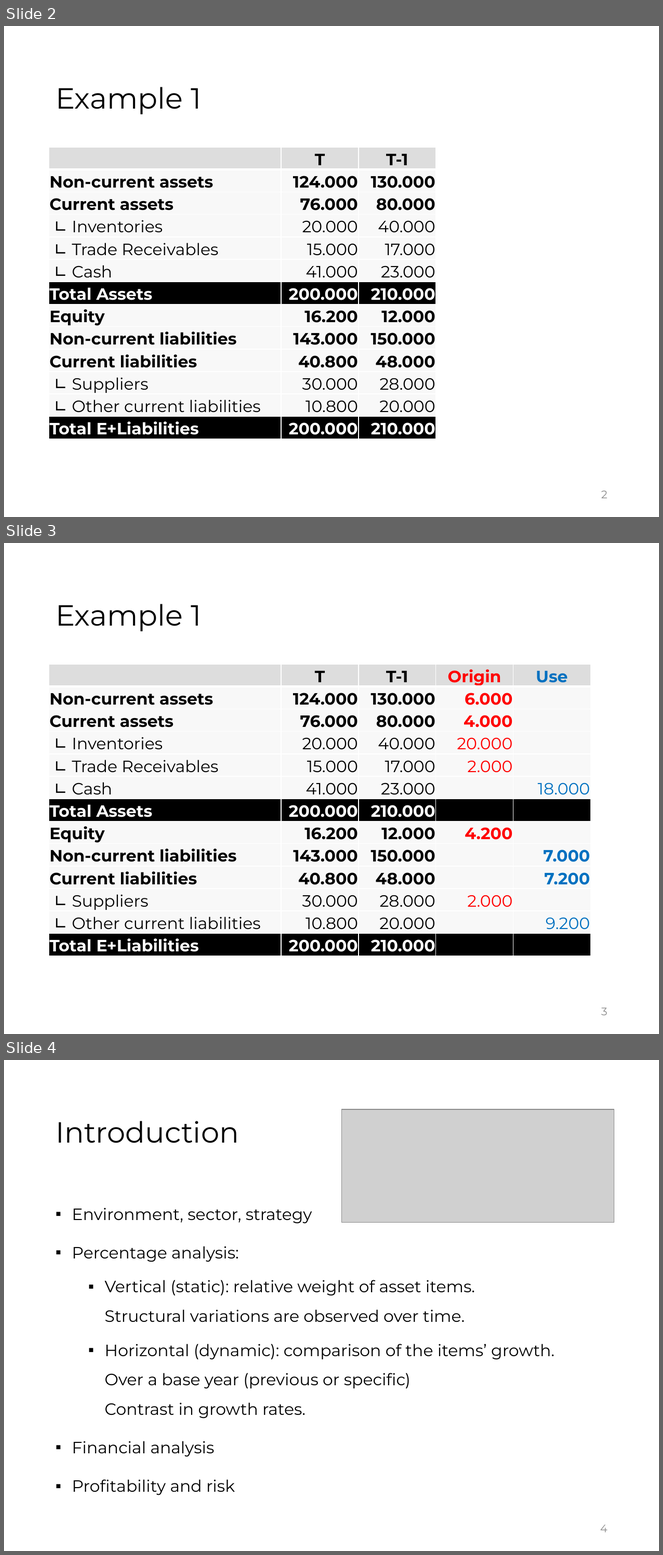
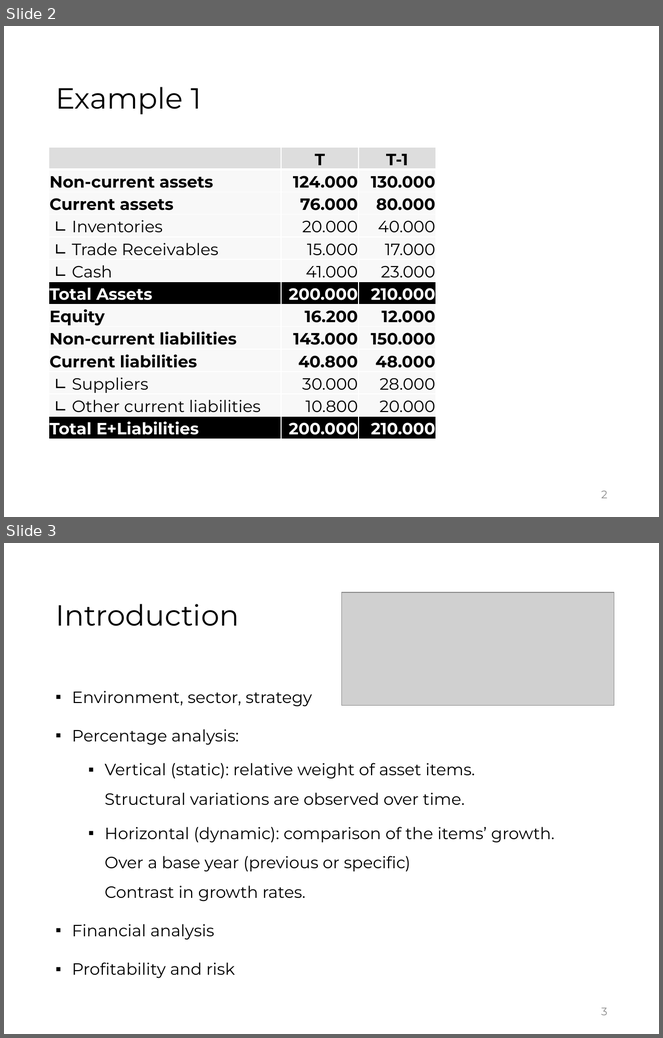
Before and after one commit to jorgegallud-boop/FSA, a slide deck: source-pptx/05.pptx. Shown one above the other, each under a label of ours: slides 2, 3 and 4 before the commit, slides 2 and 3 after it. The pictures are 663x1555 and 663x1038 pixels, drawn with LibreOffice and Linux fonts; fonts in the diff are those of the drawing; grey boxes stand for pictures. Boxes give left, top, right and bottom in pixels: in the first picture for what was removed or moved away, otherwise in the second. Text is boxed around its words. In the diff, an @@ line names an element or a change of style, - is before the commit and + after.

```diff
--- a/source-pptx/05.pptx
+++ b/source-pptx/05.pptx
@@ slide 3 removed at (x1=4, y1=543, x2=659, y2=1034), background #FFFFFF @@
@@ title removed at (x1=55, y1=604, x2=201, y2=631) @@
-Example 1
@@ table removed at (x1=49, y1=664, x2=591, y2=956), 13 rows, 5 columns @@
- | T | T-1 | Origin | Use
-Non-current assets | 124.000 | 130.000 | 6.000 | 
-Current assets | 76.000 | 80.000 | 4.000 | 
-∟ Inventories | 20.000 | 40.000 | 20.000 | 
-∟ Trade Receivables | 15.000 | 17.000 | 2.000 | 
-∟ Cash | 41.000 | 23.000 |  | 18.000
-Total Assets | 200.000 | 210.000 |  | 
-Equity | 16.200 | 12.000 | 4.200 | 
-Non-current liabilities | 143.000 | 150.000 |  | 7.000
-Current liabilities | 40.800 | 48.000 |  | 7.200
-∟ Suppliers | 30.000 | 28.000 | 2.000 | 
-∟ Other current liabilities | 10.800 | 20.000 |  | 9.200
-Total E+Liabilities | 200.000 | 210.000 |  | 
@@ page number removed at (x1=601, y1=1008, x2=608, y2=1016) @@
-3
@@ what was slide 4 is now slide 3 @@
@@ page number at (x1=601, y1=1008, x2=608, y2=1016): text changed @@
-4
+3
```
Also in this commit, not shown: 2 other slides removed, 6 other files.
